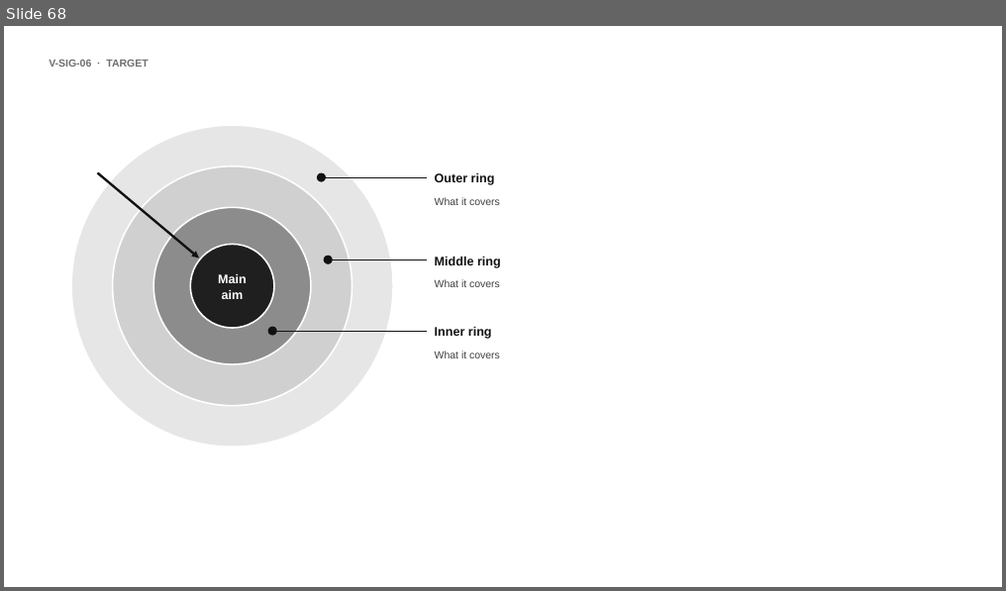
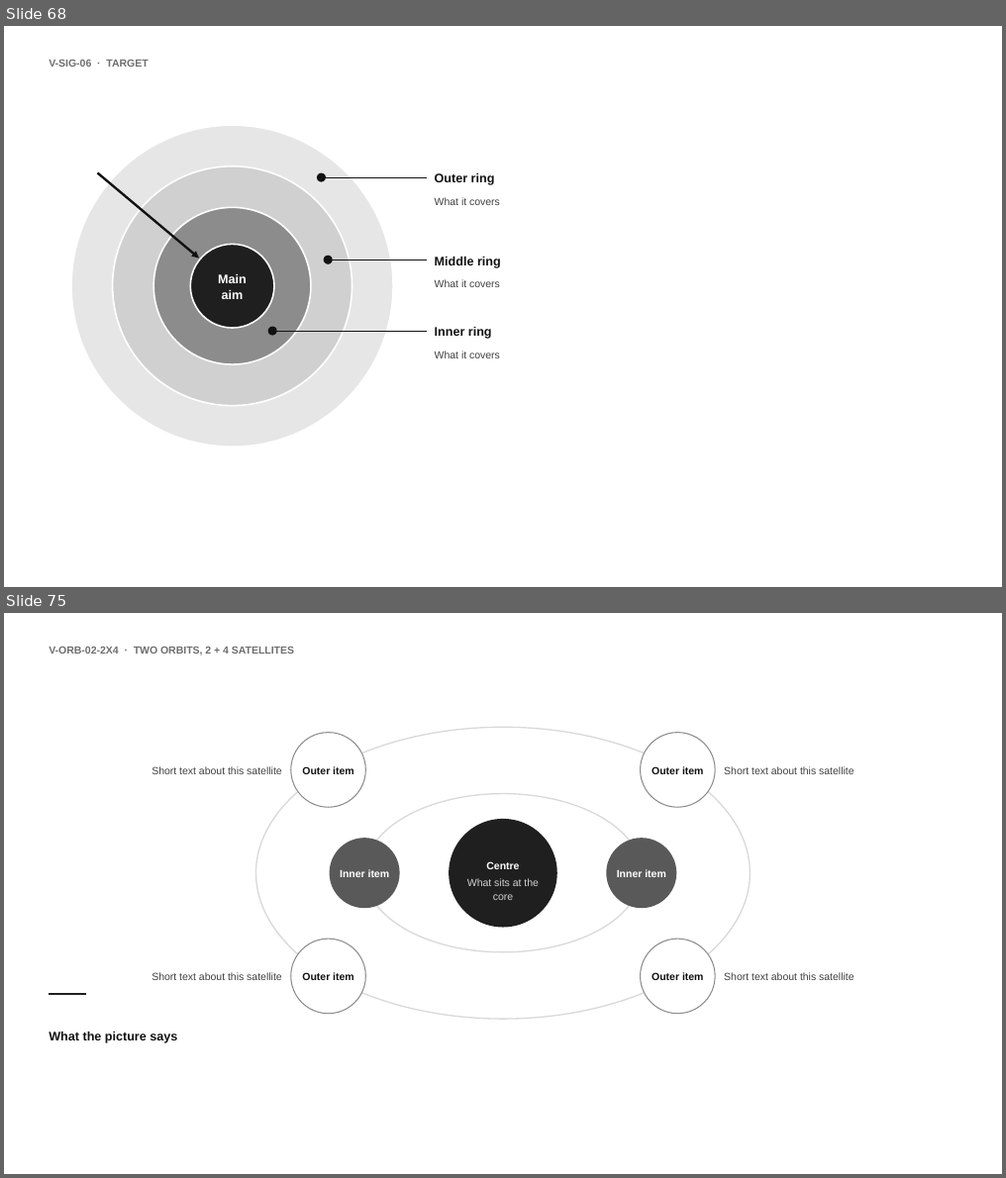
Before and after one commit to MaximeRumpler/Make_Clean_PPTX, a slide deck: skills/make-clean-pptx/assets/visuals.pptx. Shown one above the other, each under a label of ours: slide 68 before the commit, slides 68 and 75 after it; the slides between them are not shown. The pictures are 1006x591 and 1006x1178 pixels, drawn with LibreOffice and Linux fonts; fonts in the diff are those of the drawing. Boxes give left, top, right and bottom in pixels: in the first picture for what was removed or moved away, otherwise in the second. Text is boxed around its words. In the diff, an @@ line names an element or a change of style, - is before the commit and + after.

```diff
--- a/skills/make-clean-pptx/assets/visuals.pptx
+++ b/skills/make-clean-pptx/assets/visuals.pptx
@@ slide 75 added at [4,613,1002,1174], background #FFFFFF @@
@@ text added at [49,646,294,656], 10 pt, text #6E6E6E, bold @@
+V-ORB-02-2X4 · TWO ORBITS, 2 + 4 SATELLITES
@@ group added at [49,727,853,1044]: 13 texts, 9 ellipses, 1 line @@
+Centre
+What sits at the core
+Inner item
+Inner item
+Outer item
+Short text about this satellite
+Outer item
+Short text about this satellite
+Outer item
+Short text about this satellite
+Outer item
+Short text about this satellite
+What the picture says
```
Also in this commit, not shown: 12 other slides added, 33 other files.
